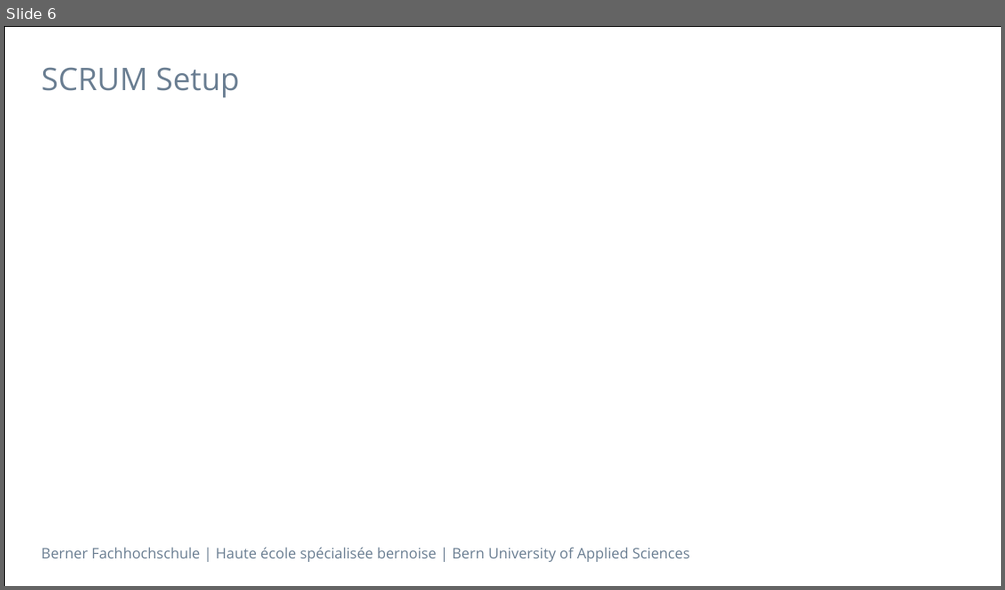
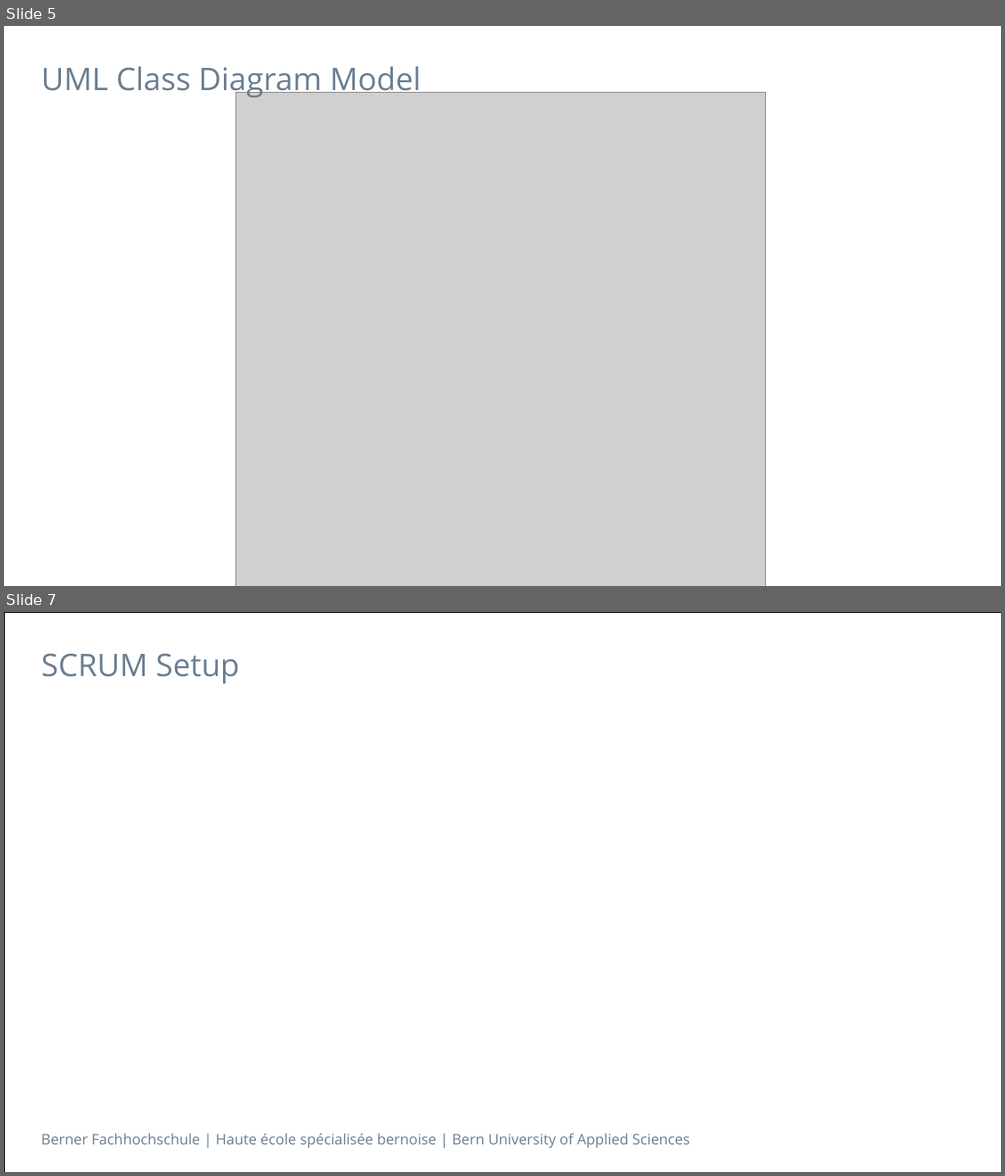
Before and after one commit to jntme/ch.bfh.btx8081.w2017.blue, a slide deck: doc/04-ScrumSetup/Task_3&4_Presentation.pptx. Shown one above the other, each under a label of ours: slide 6 before the commit, slides 5 and 7 after it; the slides between them are not shown. The pictures are 1005x590 and 1005x1176 pixels, drawn with LibreOffice and Linux fonts; fonts in the diff are those of the drawing; grey boxes stand for pictures. Boxes give left, top, right and bottom in pixels: in the first picture for what was removed or moved away, otherwise in the second. Text is boxed around its words. In the diff, an @@ line names an element or a change of style, - is before the commit and + after.

```diff
--- a/doc/04-ScrumSetup/Task_3&4_Presentation.pptx
+++ b/doc/04-ScrumSetup/Task_3&4_Presentation.pptx
@@ slide 5 added at <box>4,26,1001,586</box>, background #FFFFFF @@
@@ title added at <box>41,66,421,99</box>, 30 pt, text #697D91 @@
+UML Class Diagram Model
@@ picture added at <box>235,93,766,586</box> @@
@@ what was slide 6 is now slide 7 @@
```
Also in this commit, not shown: 2 slides changed.
